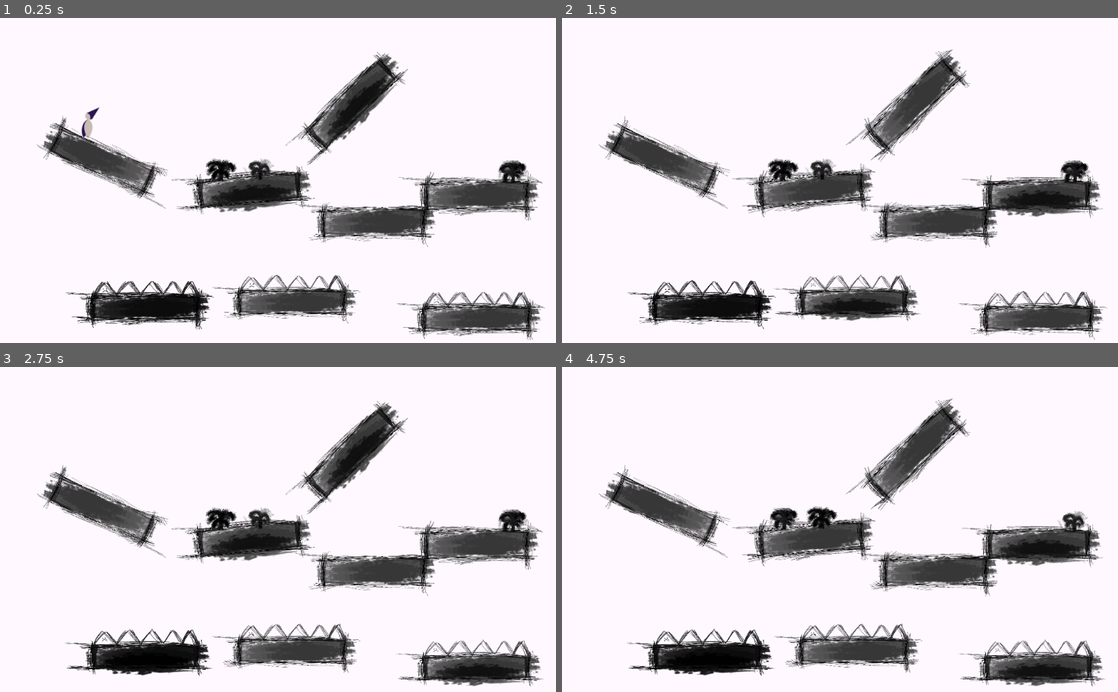
Above: before the commit, frames 1-4 (two rows, left to right).
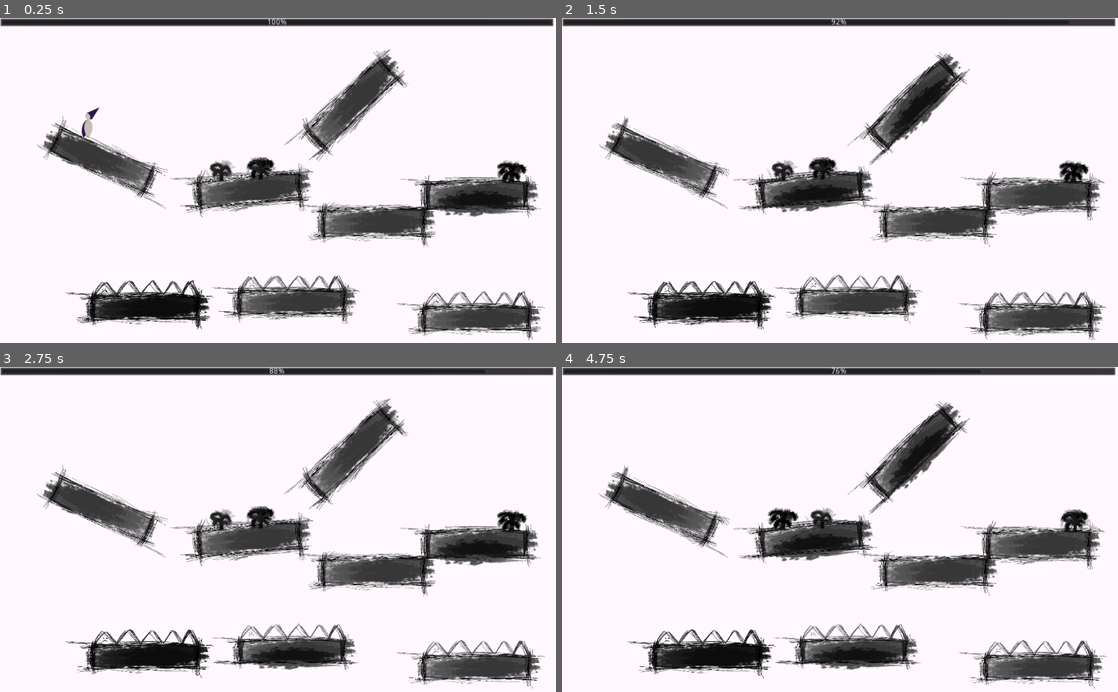
Above: after the commit, the same moments.

Repository: polyedre/gamejamemmi
Game: Godot game, scene res://World.tscn
Two runs of this game, one before a commit and one after it. Both use one fixed random seed, a clock stepped at 60 frames per second and the inputs below.
Inputs (mouse positions are in pixels of both pictures, inside the frame that each line leads up to):
- Up to frame 1 (0.25 s): no input
- Up to frame 2 (1.5 s): move the mouse to (962, 164) at 0.52 s; hold D (move_right) from 0.53 s (still down); click (962, 164) at 0.67 s; tap Space (jump) at 0.77 s; move the mouse to (728, 196) at 1.27 s; click (728, 196) at 1.42 s
- Up to frame 3 (2.75 s): tap Space (jump) at 1.52 s; move the mouse to (333, 458) at 2.02 s; release D (move_right) at 2.03 s; hold A (move_left) from 2.03 s (still down); click (333, 458) at 2.17 s
- Up to frame 4 (4.75 s): move the mouse to (812, 594) at 2.77 s; release A (move_left) at 2.78 s; hold D (move_right) 2.78-4.28 s; click (812, 594) at 2.92 s; tap Space (jump) at 3.02, 3.77, 4.52 s; move the mouse to (1006, 578) at 3.52 s; click (1006, 578) at 3.67 s; move the mouse to (673, 480) at 4.27 s; hold A (move_left) from 4.28 s (still down); click (673, 480) at 4.42 s

The runs differ from the first frame. In frame 1, 8.6% of the frame differs, in the area x 0-100%, y 0-100%; in frame 2, 9.3%; in frame 3, 10%; in frame 4, 10%.

Commit message:
inkbar

Diff:
--- a/Control.gd
+++ b/Control.gd
@@ -1,4 +1,9 @@
 extends Control
+
+onready var inkbar = get_parent().get_node('InkBar')
+func updateInkbar():
+	var percentage = (float(available_paint) / INITIAL_PAINT) * 100
+	inkbar.value = percentage
 
 var _pen = null
 var _prev_mouse_pos = Vector2()
@@ -10,7 +15,6 @@
 
 const PAINT_WIDTH = 5
 const INITIAL_PAINT = 100
-
 
 class Drawing:
 
@@ -35,6 +39,7 @@
 
 func _ready():
 	available_paint = INITIAL_PAINT
+	updateInkbar()
 
 	var viewport = Viewport.new()
 	var rect = get_rect()
@@ -73,6 +78,7 @@
 	if Input.is_mouse_button_pressed(BUTTON_LEFT) && available_paint > 0:
 		#_line_points.append(mouse_pos)
 		available_paint = available_paint-1
+		updateInkbar()
 		draw_segment(mouse_pos)
 
 	_prev_mouse_pos = mouse_pos
@@ -114,3 +120,4 @@
 func inc_ink():
 	print("incrementando")
 	available_paint = available_paint+25
+	updateInkbar()
--- /dev/null
+++ b/InkBar.gd
@@ -0,0 +1,14 @@
+extends ProgressBar
+
+# class member variables go here, for example:
+# var a = 2
+# var b = "textvar"
+
+
+func _ready():
+	# Called when the node is added to the scene for the first time.
+	# Initialization here
+	pass
+
+func print_available():
+	print('print')
--- a/World.tscn
+++ b/World.tscn
@@ -14,14 +14,15 @@
 [ext_resource path="res://fourth_plat_tuto.png" type="Texture" id=12]
 [ext_resource path="res://second_plat_tuto.png" type="Texture" id=13]
 [ext_resource path="res://third_plat_tuto.png" type="Texture" id=14]
-
-[sub_resource type="CapsuleShape2D" id=5]
+[ext_resource path="res://InkBar.gd" type="Script" id=15]
+
+[sub_resource type="CapsuleShape2D" id=1]
 
 custom_solver_bias = 0.0
 radius = 350.0
 height = 20.0
 
-[sub_resource type="SpriteFrames" id=6]
+[sub_resource type="SpriteFrames" id=2]
 
 animations = [ {
 "frames": [ ExtResource( 4 ), ExtResource( 5 ), ExtResource( 6 ) ],
@@ -69,10 +70,10 @@
 
 position = Vector2( 160, 170 )
 rotation = 0.11389
-scale = Vector2( 1, 1 )
 
 [node name="Control" type="Control" parent="." index="1"]
 
+editor/display_folded = true
 anchor_left = 0.0
 anchor_top = 0.0
 anchor_right = 0.0
@@ -108,15 +109,15 @@
 [node name="CollisionShape2D" type="CollisionShape2D" parent="Control/Encre" index="0"]
 
 rotation = -0.0216769
-scale = Vector2( 1, 1 )
-shape = SubResource( 5 )
+shape = SubResource( 1 )
 
 [node name="AnimatedSprite" type="AnimatedSprite" parent="Control/Encre/CollisionShape2D" index="0"]
 
 position = Vector2( 32.3699, 70.0353 )
 rotation = -0.20063
-frames = SubResource( 6 )
-animation = "default"
+frames = SubResource( 2 )
+animation = "default"
+frame = 2
 playing = true
 
 [node name="Encre2" type="Area2D" parent="Control" index="1"]
@@ -137,16 +138,15 @@
 [node name="CollisionShape2D" type="CollisionShape2D" parent="Control/Encre2" index="0"]
 
 rotation = -0.0216769
-scale = Vector2( 1, 1 )
-shape = SubResource( 5 )
+shape = SubResource( 1 )
 
 [node name="AnimatedSprite" type="AnimatedSprite" parent="Control/Encre2/CollisionShape2D" index="0"]
 
 position = Vector2( 32.3699, 70.0353 )
 rotation = -0.20063
-frames = SubResource( 6 )
-animation = "default"
-frame = 2
+frames = SubResource( 2 )
+animation = "default"
+frame = 1
 playing = true
 
 [node name="Encre3" type="Area2D" parent="Control" index="2"]
@@ -167,16 +167,14 @@
 [node name="CollisionShape2D" type="CollisionShape2D" parent="Control/Encre3" index="0"]
 
 rotation = -0.0216769
-scale = Vector2( 1, 1 )
-shape = SubResource( 5 )
+shape = SubResource( 1 )
 
 [node name="AnimatedSprite" type="AnimatedSprite" parent="Control/Encre3/CollisionShape2D" index="0"]
 
 position = Vector2( 32.3699, 70.0353 )
 rotation = -0.20063
-frames = SubResource( 6 )
-animation = "default"
-frame = 1
+frames = SubResource( 2 )
+animation = "default"
 playing = true
 
 [node name="Plateforme" type="StaticBody2D" parent="." index="2"]
@@ -199,16 +197,16 @@
 
 position = Vector2( -116.364, 29.0909 )
 scale = Vector2( 27.5, 5.56115 )
-shape = SubResource( 1 )
+shape = SubResource( 3 )
 
 [node name="AnimatedSprite" type="AnimatedSprite" parent="Plateforme/CollisionShape2D" index="0"]
 
 pause_mode = 1
 position = Vector2( -1.16103, 9.05774 )
 scale = Vector2( 0.0172349, 0.0521886 )
-frames = SubResource( 2 )
-animation = "default"
-frame = 3
+frames = SubResource( 4 )
+animation = "default"
+frame = 2
 playing = true
 _sections_unfolded = [ "Pause" ]
 
@@ -232,16 +230,16 @@
 
 position = Vector2( -116.364, 29.0909 )
 scale = Vector2( 27.5, 5.56115 )
-shape = SubResource( 1 )
+shape = SubResource( 3 )
 
 [node name="AnimatedSprite" type="AnimatedSprite" parent="Plateforme2/CollisionShape2D" index="0"]
 
 pause_mode = 1
 position = Vector2( -1.16103, 9.05774 )
 scale = Vector2( 0.0172349, 0.0521886 )
-frames = SubResource( 2 )
-animation = "default"
-frame = 2
+frames = SubResource( 4 )
+animation = "default"
+frame = 1
 playing = true
 _sections_unfolded = [ "Pause" ]
 
@@ -265,16 +263,16 @@
 
 position = Vector2( -116.364, 29.0909 )
 scale = Vector2( 27.5, 5.56115 )
-shape = SubResource( 1 )
+shape = SubResource( 3 )
 
 [node name="AnimatedSprite" type="AnimatedSprite" parent="Plateforme4/CollisionShape2D" index="0"]
 
 pause_mode = 1
 position = Vector2( -1.16103, 9.05774 )
 scale = Vector2( 0.0172349, 0.0521886 )
-frames = SubResource( 2 )
-animation = "default"
-frame = 2
+frames = SubResource( 4 )
+animation = "default"
+frame = 1
 playing = true
 _sections_unfolded = [ "Pause" ]
 
@@ -298,16 +296,16 @@
 
 position = Vector2( -116.364, 29.0909 )
 scale = Vector2( 27.5, 5.56115 )
-shape = SubResource( 1 )
+shape = SubResource( 3 )
 
 [node name="AnimatedSprite" type="AnimatedSprite" parent="Plateforme3/CollisionShape2D" index="0"]
 
 pause_mode = 1
 position = Vector2( -1.16103, 9.05774 )
 scale = Vector2( 0.0172349, 0.0521886 )
-frames = SubResource( 2 )
-animation = "default"
-frame = 2
+frames = SubResource( 4 )
+animation = "default"
+frame = 1
 playing = true
 _sections_unfolded = [ "Pause" ]
 
@@ -331,14 +329,15 @@
 [node name="CollisionShape2D" type="CollisionShape2D" parent="StaticBody2D" index="0"]
 
 position = Vector2( 0, 58.1818 )
-shape = SubResource( 3 )
+shape = SubResource( 5 )
 
 [node name="AnimatedSprite" type="AnimatedSprite" parent="StaticBody2D/CollisionShape2D" index="0"]
 
 position = Vector2( -29.0908, 0 )
 scale = Vector2( 0.454545, 0.338371 )
-frames = SubResource( 4 )
-animation = "default"
+frames = SubResource( 6 )
+animation = "default"
+frame = 2
 playing = true
 
 [node name="StaticBody2D2" type="StaticBody2D" parent="." index="7"]
@@ -361,15 +360,15 @@
 [node name="CollisionShape2D" type="CollisionShape2D" parent="StaticBody2D2" index="0"]
 
 position = Vector2( 0, 58.1818 )
-shape = SubResource( 3 )
+shape = SubResource( 5 )
 
 [node name="AnimatedSprite" type="AnimatedSprite" parent="StaticBody2D2/CollisionShape2D" index="0"]
 
 position = Vector2( -29.0908, 0 )
 scale = Vector2( 0.454545, 0.338371 )
-frames = SubResource( 4 )
-animation = "default"
-frame = 3
+frames = SubResource( 6 )
+animation = "default"
+frame = 1
 playing = true
 
 [node name="StaticBody2D5" type="StaticBody2D" parent="." index="8"]
@@ -392,15 +391,15 @@
 [node name="CollisionShape2D" type="CollisionShape2D" parent="StaticBody2D5" index="0"]
 
 position = Vector2( 0, 58.1818 )
-shape = SubResource( 3 )
+shape = SubResource( 5 )
 
 [node name="AnimatedSprite" type="AnimatedSprite" parent="StaticBody2D5/CollisionShape2D" index="0"]
 
 position = Vector2( -29.0908, 0 )
 scale = Vector2( 0.454545, 0.338371 )
-frames = SubResource( 4 )
-animation = "default"
-frame = 3
+frames = SubResource( 6 )
+animation = "default"
+frame = 1
 playing = true
 
 [node name="StaticBody2D3" type="StaticBody2D" parent="." index="9"]
@@ -422,15 +421,14 @@
 [node name="CollisionShape2D" type="CollisionShape2D" parent="StaticBody2D3" index="0"]
 
 position = Vector2( 0, 58.1818 )
-shape = SubResource( 3 )
+shape = SubResource( 5 )
 
 [node name="AnimatedSprite" type="AnimatedSprite" parent="StaticBody2D3/CollisionShape2D" index="0"]
 
 position = Vector2( -29.0908, 0 )
 scale = Vector2( 0.454545, 0.338371 )
-frames = SubResource( 4 )
-animation = "default"
-frame = 2
+frames = SubResource( 6 )
+animation = "default"
 playing = true
 
 [node name="StaticBody2D4" type="StaticBody2D" parent="." index="10"]
@@ -452,15 +450,39 @@
 [node name="CollisionShape2D" type="CollisionShape2D" parent="StaticBody2D4" index="0"]
 
 position = Vector2( 0, 58.1818 )
-shape = SubResource( 3 )
+shape = SubResource( 5 )
 
 [node name="AnimatedSprite" type="AnimatedSprite" parent="StaticBody2D4/CollisionShape2D" index="0"]
 
 position = Vector2( -29.0908, 0 )
 scale = Vector2( 0.454545, 0.338371 )
-frames = SubResource( 4 )
-animation = "default"
-frame = 1
-playing = true
+frames = SubResource( 6 )
+animation = "default"
+frame = 3
+playing = true
+
+[node name="InkBar" type="ProgressBar" parent="." index="11"]
+
+anchor_left = 0.0
+anchor_top = 0.0
+anchor_right = 0.0
+anchor_bottom = 0.0
+margin_right = 1020.0
+margin_bottom = 16.0
+rect_pivot_offset = Vector2( 0, 0 )
+rect_clip_content = false
+mouse_filter = 0
+mouse_default_cursor_shape = 0
+size_flags_horizontal = 1
+size_flags_vertical = 0
+min_value = 0.0
+max_value = 100.0
+step = 1.0
+page = 0.0
+value = 50.0
+exp_edit = false
+rounded = false
+percent_visible = true
+script = ExtResource( 15 )
 
 [connection signal="body_entered" from="Control/Encre" to="Player" method="_on_Encre_body_entered"]
Not shown: 3 places in World.tscn that only renumber resources
